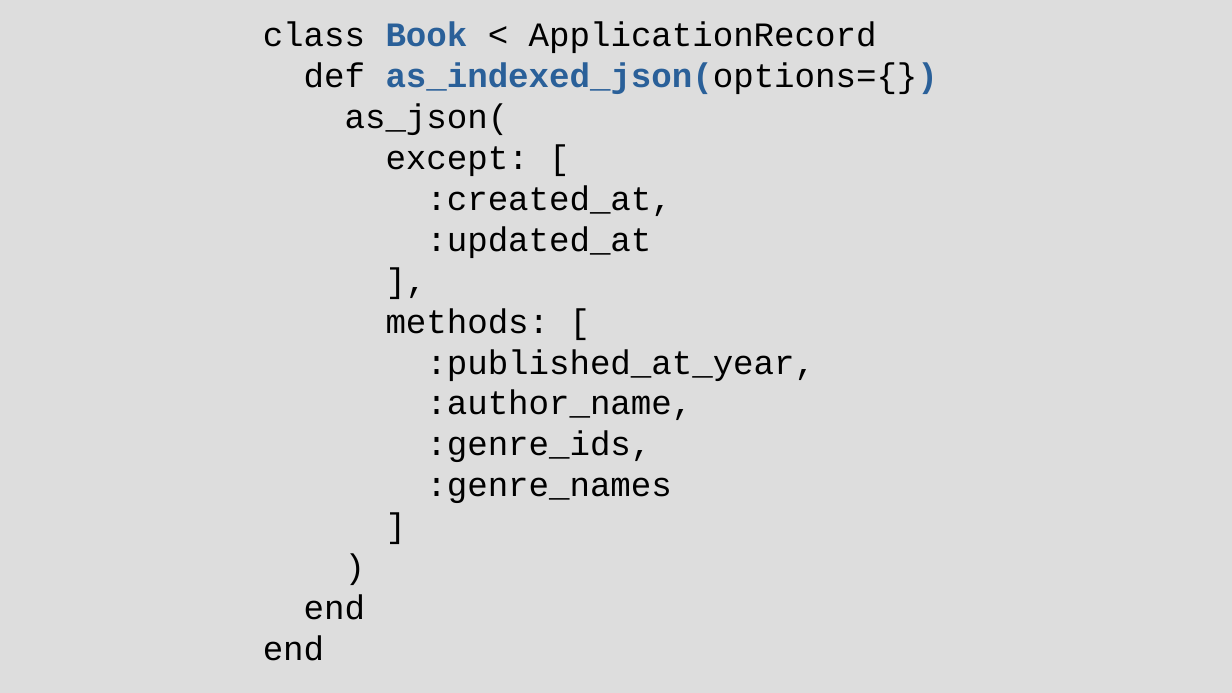
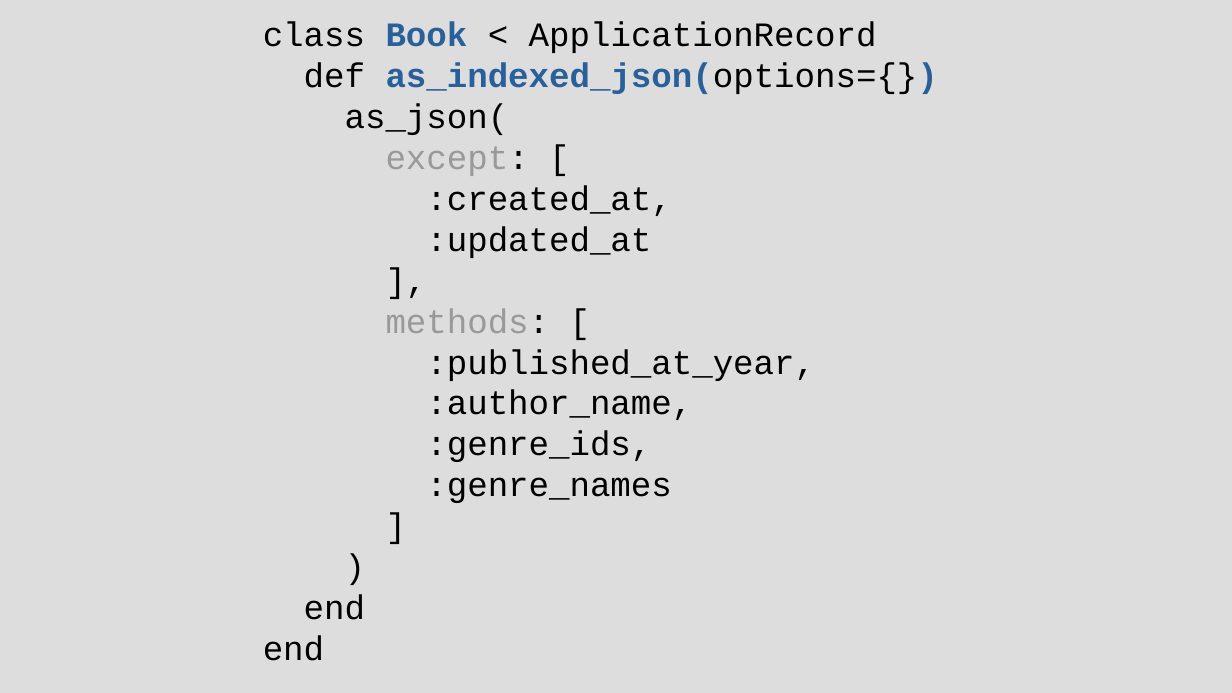
Before and after one commit to chriscressman/architecting-a-search-feature, a slide deck: slide 58 of presentation.odp (slide 59 before the commit). Drawn at 1232x693 pixels with LibreOffice and Linux fonts; fonts in the diff are those of the drawing. Boxes give left, top, right and bottom in pixels: in the first picture for what was removed or moved away, otherwise in the second. Text is boxed around its words. In the diff, an @@ line names an element or a change of style, - is before the commit and + after.

```diff
--- a/presentation.odp
+++ b/presentation.odp
@@ subtitle at (386, 146, 550, 333): text colour #000000 to #999999 in "except:", "methods:" @@
```
Also in this commit, not shown: 2 other slides changed, 2 slides added, 2 slides removed, 1 other file.
